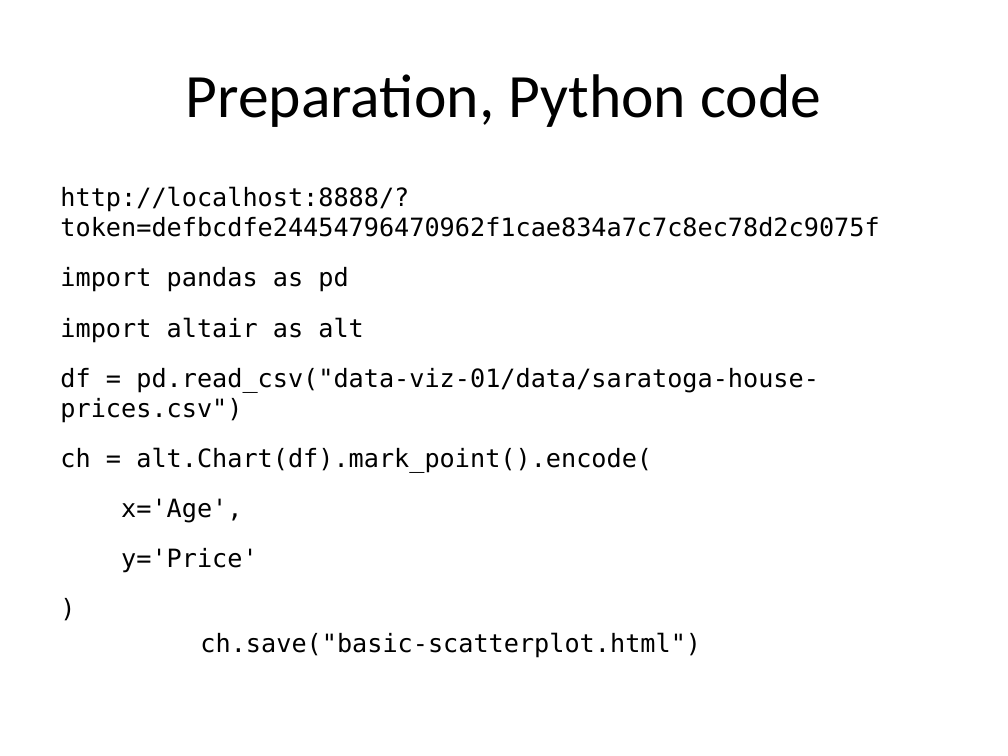
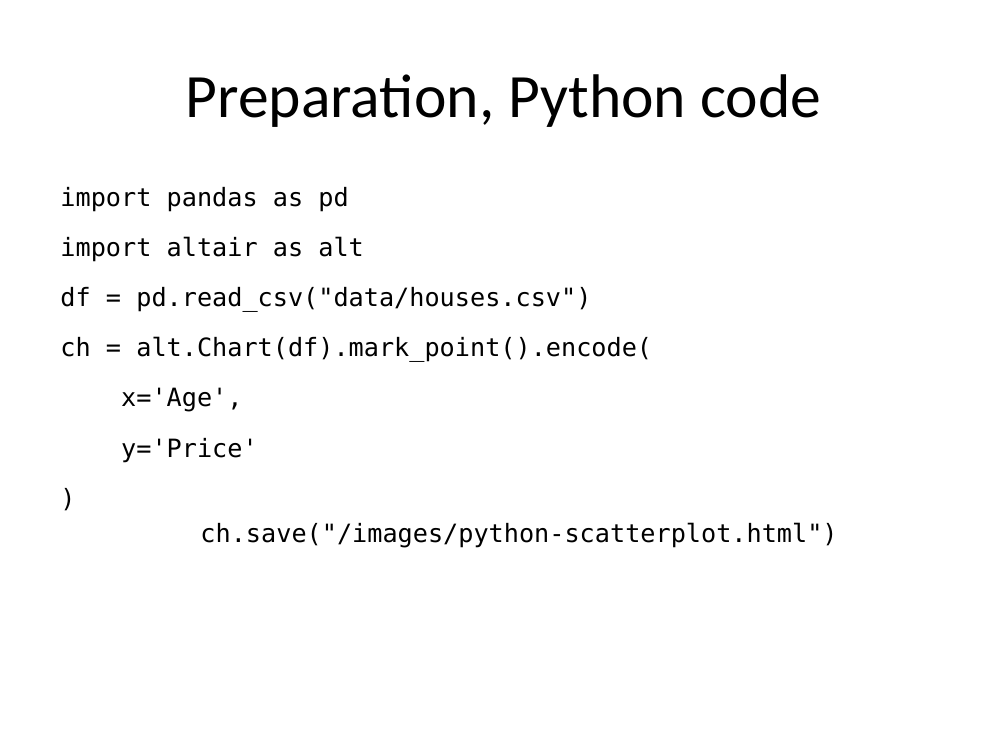
Before and after one commit to pmean/data-visualization, a slide deck: slide 9 of data-viz-01/src/complete-lecture-scatterplots.pptx. Drawn at 1008x756 pixels with LibreOffice and Linux fonts; fonts in the diff are those of the drawing. Boxes give left, top, right and bottom in pixels: in the first picture for what was removed or moved away, otherwise in the second. Text is boxed around its words. In the diff, an @@ line names an element or a change of style, - is before the commit and + after.

Commit message:
Finalize data-viz-01 for R users group

```diff
--- a/data-viz-01/src/complete-lecture-scatterplots.pptx
+++ b/data-viz-01/src/complete-lecture-scatterplots.pptx
@@ text at (60, 187, 837, 548): text changed @@
-http://localhost:8888/?token=defbcdfe24454796470962f1cae834a7c7c8ec78d2c9075f
-import pandas as pd
-import altair as alt
-df = pd.read_csv("data-viz-01/data/saratoga-house-prices.csv")
-ch = alt.Chart(df).mark_point().encode(
-x='Age',
-y='Price'
-)
-ch.save("basic-scatterplot.html")
+import pandas as pd
+import altair as alt
+df = pd.read_csv("data/houses.csv")
+ch = alt.Chart(df).mark_point().encode(
+x='Age',
+y='Price'
+)
+ch.save("/images/python-scatterplot.html")
```
Also in this commit, not shown: 41 other slides changed, 10 slides added, 2 slides removed, 14 other files.
